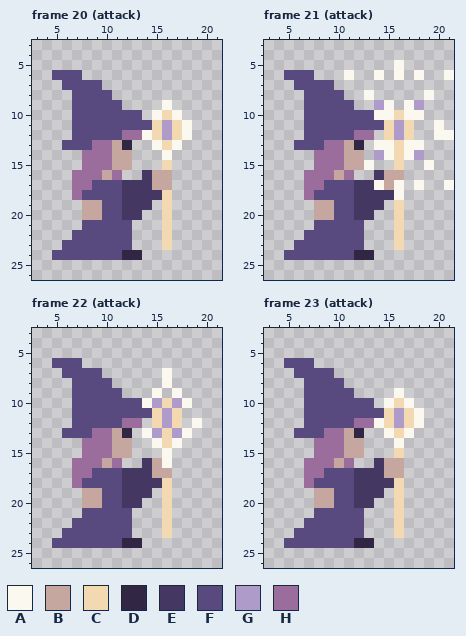
Pixel-art file: assets/images/scratch/wizard.aseprite. The picture above was drawn from the file before the commit.
22x28 pixels, 25 frames. Shown: frame 20 (attack): x 3..21, y 3..26; frame 21 (attack): x 3..21, y 3..26; frame 22 (attack): x 3..21, y 3..26; frame 23 (attack): x 3..21, y 3..26. The commit also changed other frames, which this record leaves out.
Visible layers, top first: "main", "Layer 1", "staff".
Palette (. is transparent): A #fbf9ef  B #c6a79f  C #f2d9b1  D #312744  E #443761  F #58497e  G #af9bc9  H #9b6d9c
Pixels before, frame 20 (attack), first column x 5:
 6 FFF...........
 7 .FFFF.........
 8 ..FFFF........
 9 ..FFFFF....A..
10 ..FFFFFFF.ACA.
11 ..FFFFFFFFCGCA
12 ..FFFFFHHACGCA
13 .FFFHHBD..ACA.
14 ...HHHBB...A..
15 ...HHHBB...C..
16 ..HHHBH..EBB..
17 ..HHFFFEEEBB..
18 ..HFFFFEEEEC..
19 ...BBFFEEE.C..
20 ...BBFFEE..C..
21 ...FFFFF...C..
22 ..FFFFFF...C..
23 .FFFFFFF...C..
24 FFFFFFFDD.....
Pixels before, frame 21 (attack), first column x 5:
 5 ...........A.....
 6 FFF...A..A.A.A..A
 7 .FFFF............
 8 ..FFFF..A.....A..
 9 ..FFFFF..GA.AG...
10 ..FFFFFFFAACAA...
11 ..FFFFFFFFCGC..A.
12 ..FFFFFHH.CGC..AA
13 .FFFHHBD.AACAA...
14 ...HHHBB.GACAG...
15 ...HHHBBA..C..A..
16 ..HHHBH..EBB.....
17 ..HHFFFEEABA.A..A
18 ..HFFFFEEEEA.....
19 ...BBFFEEE.C.....
20 ...BBFFEE..C.....
21 ...FFFFF...C.....
22 ..FFFFFF...C.....
23 .FFFFFFF...C.....
24 FFFFFFFDD........
Pixels before, frame 22 (attack), first column x 5:
 6 FFF............
 7 .FFFF......A...
 8 ..FFFF.....A...
 9 ..FFFFF...A.A..
10 ..FFFFFFFAGCGA.
11 ..FFFFFFFFCGC..
12 ..FFFFFHH.CGC.A
13 .FFFHHBD.AGCGA.
14 ...HHHBB..ACA..
15 ...HHHBB...A...
16 ..HHHBH..EBA...
17 ..HHFFFEEEBB...
18 ..HFFFFEEEEC...
19 ...BBFFEEE.C...
20 ...BBFFEE..C...
21 ...FFFFF...C...
22 ..FFFFFF...C...
23 .FFFFFFF...C...
24 FFFFFFFDD......
Pixels before, frame 23 (attack), first column x 5:
 6 FFF...........
 7 .FFFF.........
 8 ..FFFF........
 9 ..FFFFF....A..
10 ..FFFFFFF.ACA.
11 ..FFFFFFFFCGCA
12 ..FFFFFHHACGCA
13 .FFFHHBD..ACA.
14 ...HHHBB...A..
15 ...HHHBB...C..
16 ..HHHBH..EBB..
17 ..HHFFFEEEBB..
18 ..HFFFFEEEEC..
19 ...BBFFEEE.C..
20 ...BBFFEE..C..
21 ...FFFFF...C..
22 ..FFFFFF...C..
23 .FFFFFFF...C..
24 FFFFFFFDD.....
After the commit:
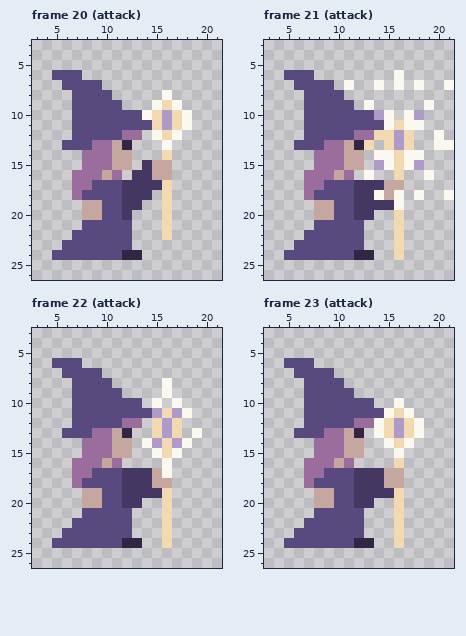
Edits made:
Frame 20 (attack), layers "magic", "staff":
y 8: x 16 . -> A
y 9: x 15..17 .A. -> ACA
y 10: x 14..18 .ACA. -> ACGCA
y 12: x 14..18 ACGCA -> .ACA.
y 13: x 15..17 ACA -> .A.
y 14: x 16 A -> C
y 15: x 14..16 ..C -> EBB
y 16: x 13 . -> E
y 17: x 15..16 BB -> EC
y 18: x 15 E -> .
y 19: x 14 E -> .
y 20: x 13 E -> .
y 23: x 16 C -> .
Frame 21 (attack), layers "magic", "staff":
y 5: x 16 A -> .
y 6: x 11 A -> .; x 14 A -> .; x 18 A -> .; x 21 A -> .
y 7: x 11 . -> A; x 14 . -> A; x 16 . -> A; x 18 . -> A; x 21 . -> A
y 8: x 13 A -> .; x 19 A -> .
y 9: x 13..15 .GA -> A..; x 17..19 AG. -> ..A
y 10: x 14 A -> G; x 16 C -> .; x 18 A -> G
y 11: x 15..18 CGC. -> ACAA; x 20 A -> .
y 12: x 14 . -> C; x 21 A -> .
y 13: x 13..18 .AACAA -> C.CGC.; x 20..21 .. -> AA
y 14: x 14 G -> A; x 18 G -> A
y 15: x 13..15 A.. -> .GA; x 17..19 ..A -> AG.
y 16: x 13..16 .EBB -> A..C; x 19 . -> A
y 17: x 14 A -> E; x 16 A -> B; x 18 A -> .; x 21 A -> .
y 18: x 14..15 EE -> AB; x 18 . -> A; x 21 . -> A
y 19: x 15..16 .C -> EA
y 24: x 16 . -> C
Frame 22 (attack), layers "magic", "staff":
y 7: x 16 A -> .
y 9: x 15..17 A.A -> .A.
y 10: x 14..18 AGCGA -> .A.A.
y 11: x 15..18 CGC. -> GCGA
y 12: x 19 A -> .
y 13: x 14..19 AGCGA. -> .CGC.A
y 14: x 14..15 .A -> AG; x 17..18 A. -> GA
y 15: x 15..17 .A. -> ACA
y 16: x 14..15 EB -> ..
y 17: x 16 B -> A
y 18: x 15..16 EC -> BB
y 19: x 15 . -> E
y 24: x 16 . -> C
Frame 23 (attack), layers "magic", "staff":
y 9: x 16 A -> .
y 10: x 15..17 ACA -> .A.
y 11: x 15..18 CGCA -> ACA.
y 13: x 14..18 .ACA. -> ACGCA
y 14: x 15..17 .A. -> ACA
y 15: x 16 C -> A
y 16: x 14..16 EBB -> ..C
y 18: x 15..16 EC -> BB
y 19: x 15 . -> E
y 24: x 16 . -> C
Where, in picture pixels (left, top, right, bottom), the same in both pictures:
changed: (132, 90, 192, 250)
changed: (344, 60, 454, 210)
added: (394, 250, 404, 260)
changed: (142, 368, 202, 498)
added: (162, 538, 172, 548)
changed: (374, 388, 424, 498)
added: (394, 538, 404, 548)
